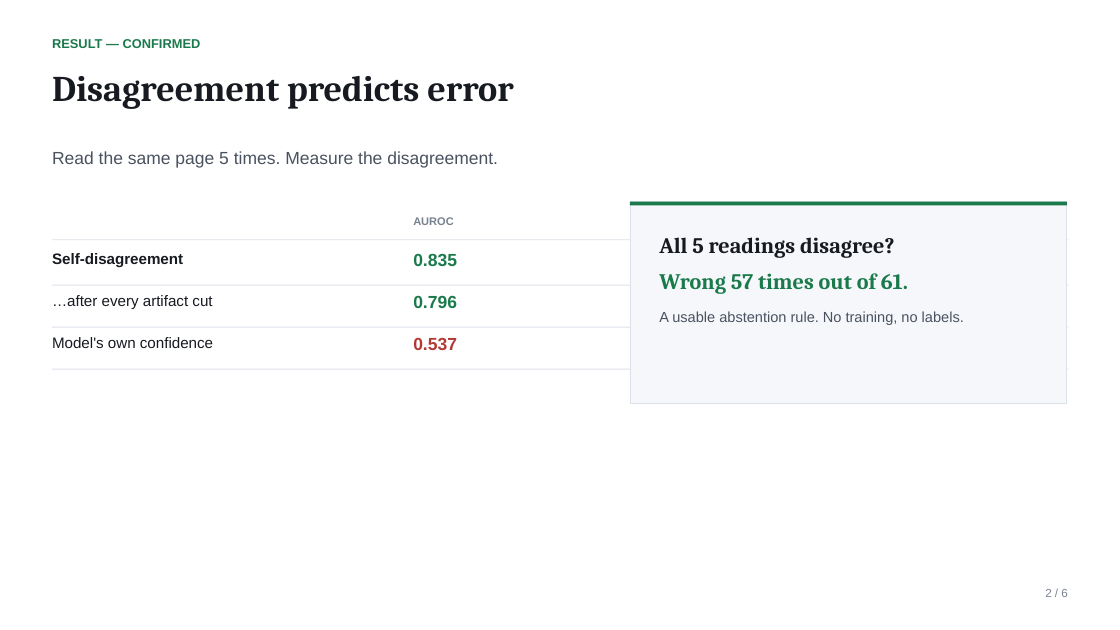
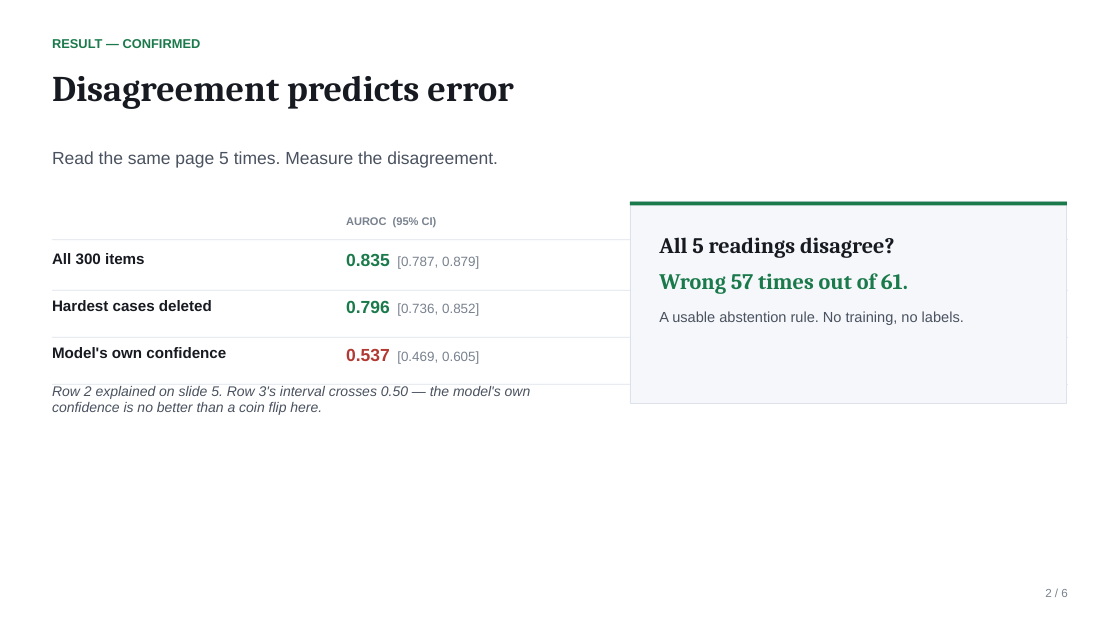
Before and after one commit to sepehrmaleki369/uncertainty-math-vlm, a slide deck: slide 2 of slides/fermat_findings.pptx. Drawn at 1120x630 pixels with LibreOffice and Linux fonts; fonts in the diff are those of the drawing. Boxes give left, top, right and bottom in pixels: in the first picture for what was removed or moved away, otherwise in the second. Text is boxed around its words. In the diff, an @@ line names an element or a change of style, - is before the commit and + after.

```diff
--- a/slides/fermat_findings.pptx
+++ b/slides/fermat_findings.pptx
@@ text at (346, 217, 437, 227): text changed @@
-AUROC
+AUROC (95% CI)
@@ text removed at (52, 253, 183, 268) @@
-Self-disagreement
@@ text added at (52, 253, 145, 264), 13 pt, text #171A21, bold @@
+All 300 items
@@ text at (346, 253, 479, 269): text changed; size 15 to 11.5 pt; text colour #1B7A4B to #79828F; bold off @@
-0.835
+0.835 [0.787, 0.879]
@@ rectangle: place and size @@
-rectangle at (52, 285, 1068, 286)
+rectangle at (52, 290, 1068, 291)
@@ text removed at (52, 295, 212, 309) @@
-…after every artifact cut
@@ text added at (52, 300, 212, 311), 13 pt, text #171A21, bold @@
+Hardest cases deleted
@@ text at (346, 300, 479, 316): text changed; size 15 to 11.5 pt; text colour #1B7A4B to #79828F; bold off @@
-0.796
+0.796 [0.736, 0.852]
@@ text "Model's own confidence": place and size @@
-text "Model's own confidence" at (52, 337, 213, 348)
+text "Model's own confidence" at (52, 347, 226, 358)
@@ text "Model's own confidence" at (52, 347, 226, 358): bold on @@
@@ rectangle: place and size @@
-rectangle at (52, 327, 1068, 328)
+rectangle at (52, 337, 1068, 338)
@@ text at (346, 349, 479, 364): text changed; size 15 to 11.5 pt; text colour #B23A34 to #79828F; bold off @@
-0.537
+0.537 [0.469, 0.605]
@@ rectangle: place and size @@
-rectangle at (52, 369, 1068, 370)
+rectangle at (52, 384, 1068, 385)
@@ text added at (52, 386, 531, 415), 12 pt, text #4A5260, italic @@
+Row 2 explained on slide 5. Row 3's interval crosses 0.50 — the model's own confidence is no better than a coin flip here.
```
Also in this commit, not shown: 2 other slides changed, 1 other file.
